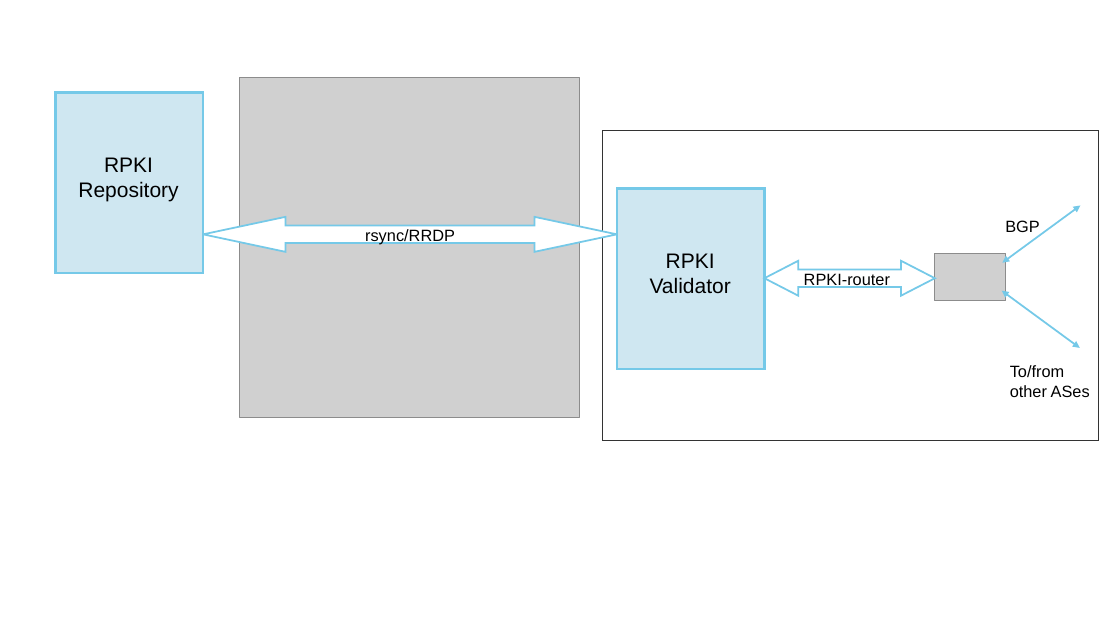
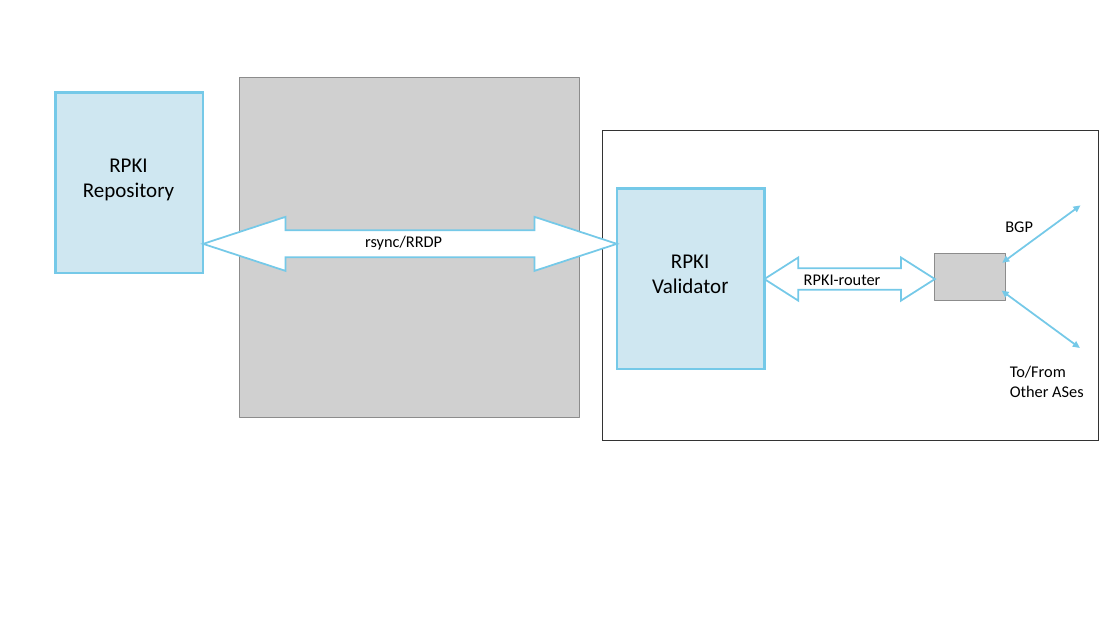
Before and after one commit to SystemsApproach/security, a slide deck: slide 9 of figures/SecurityFigs.odp. Drawn at 1120x630 pixels with LibreOffice and Linux fonts; fonts in the diff are those of the drawing; grey boxes stand for pictures. Boxes give left, top, right and bottom in pixels: in the first picture for what was removed or moved away, otherwise in the second. Text is boxed around its words. In the diff, an @@ line names an element or a change of style, - is before the commit and + after.

```diff
--- a/figures/SecurityFigs.odp
+++ b/figures/SecurityFigs.odp
@@ left right arrow at box(203, 217, 618, 271): proportions changed @@
@@ left right arrow: place and size @@
-left right arrow at box(203, 217, 618, 252)
+left right arrow at box(203, 217, 618, 271)
@@ font Arial to Calibri in 5 elements at box(804, 274, 881, 290), box(1005, 221, 1033, 232), box(83, 158, 174, 201), box(365, 235, 442, 250), box(652, 254, 728, 293) @@
@@ left right arrow: place and size @@
-left right arrow at box(765, 260, 935, 296)
+left right arrow at box(765, 257, 935, 300)
@@ left right arrow at box(765, 257, 935, 300): proportions changed @@
@@ text at box(1010, 365, 1083, 397): text changed; font Arial to Calibri @@
-To/from other ASes
+To/From Other ASes
```
Also in this commit, not shown: 2 other slides changed, 1 other file.
